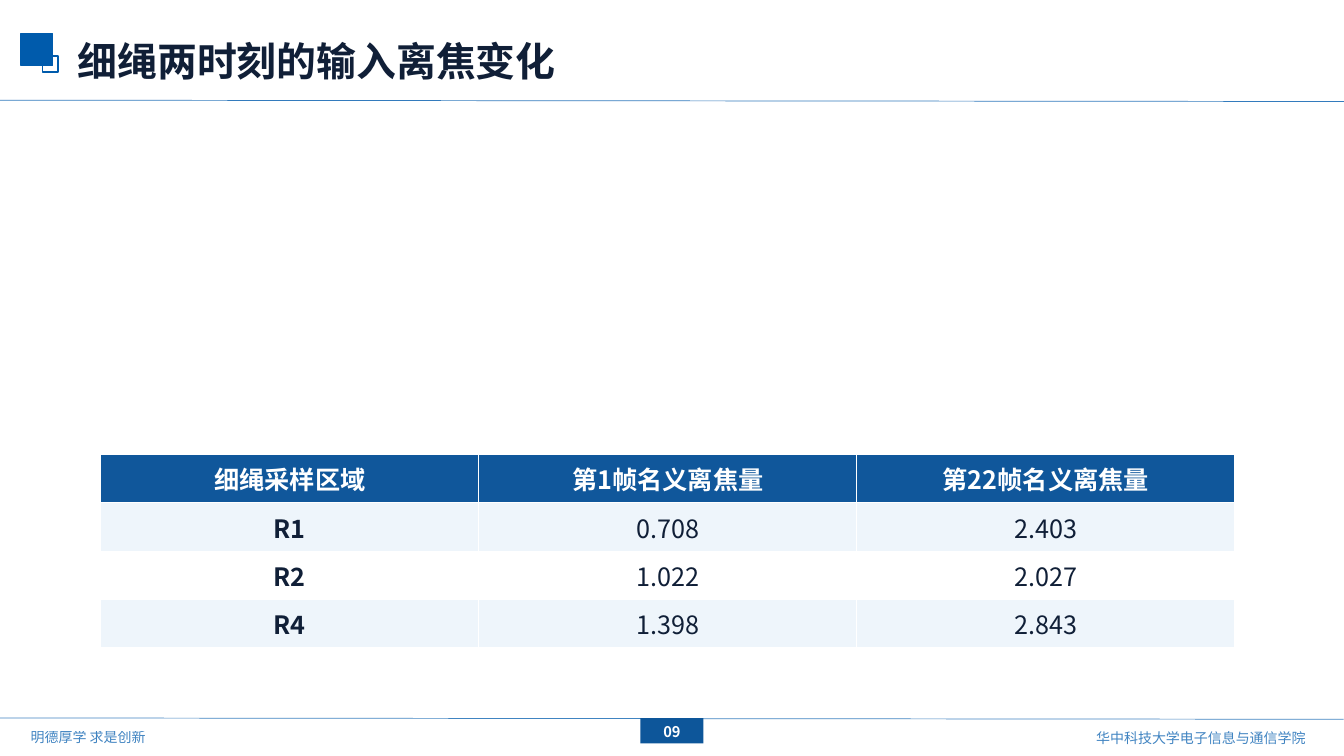
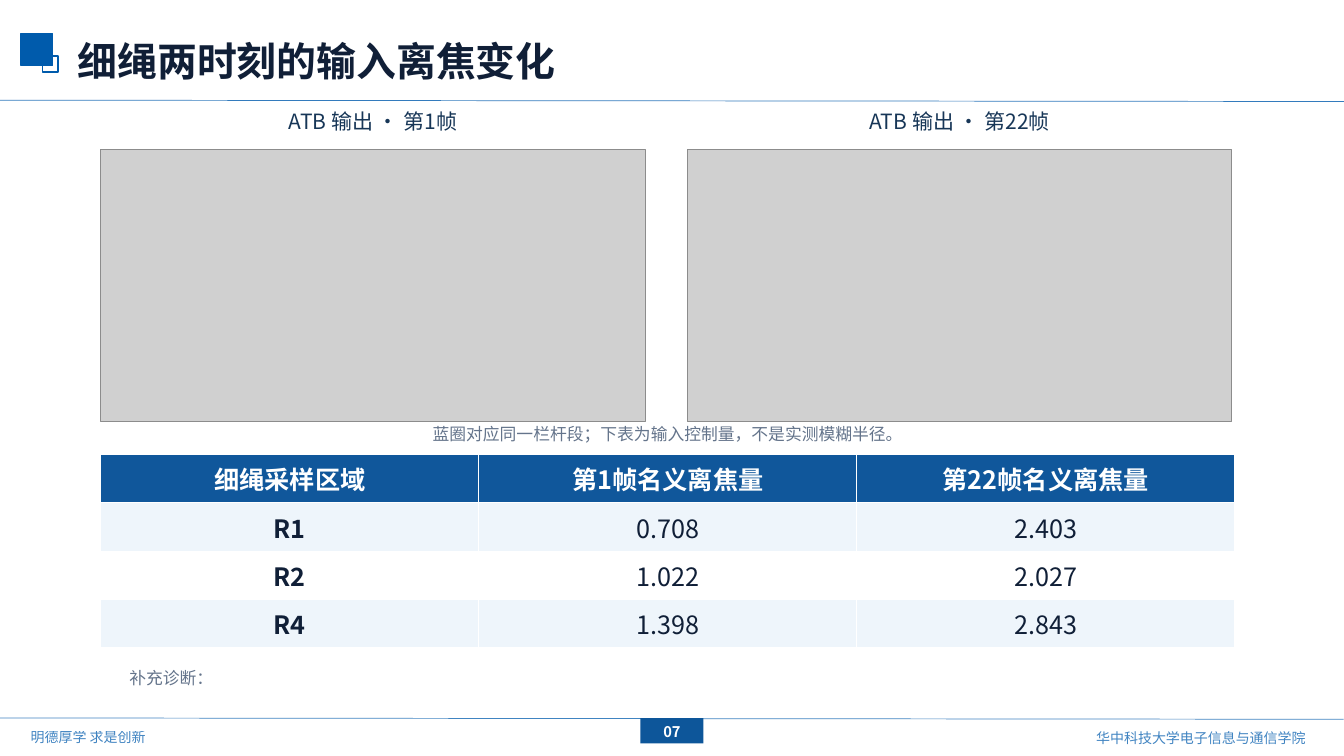
Before and after one commit to mengmcy1/OPPO-depth-guided-video-bokeh, a slide deck: slide 8 of 汇报/2026-10-16_基线更新与ATB分析/基线更新与ATB分析_1016.pptx (slide 10 before the commit). Drawn at 1344x756 pixels with LibreOffice and Linux fonts; fonts in the diff are those of the drawing; grey boxes stand for pictures; background and template pictures are left out. Boxes give left, top, right and bottom in pixels: in the first picture for what was removed or moved away, otherwise in the second. Text is boxed around its words. In the diff, an @@ line names an element or a change of style, - is before the commit and + after.

Commit message:
report: fill ATB case figures and remove opening demo slides

```diff
--- a/汇报/2026-10-16_基线更新与ATB分析/基线更新与ATB分析_1016.pptx
+++ b/汇报/2026-10-16_基线更新与ATB分析/基线更新与ATB分析_1016.pptx
@@ text added at (289, 111, 458, 131), 15 pt, text #173657 @@
+ATB 输出 · 第1帧
@@ text added at (869, 111, 1049, 131), 15 pt, text #173657 @@
+ATB 输出 · 第22帧
@@ picture added at (101, 149, 645, 421) @@
@@ picture added at (688, 149, 1232, 421) @@
@@ text added at (433, 426, 903, 443), 12 pt, text #64748B @@
+蓝圈对应同一栏杆段；下表为输入控制量，不是实测模糊半径。
@@ text added at (129, 670, 213, 686), 12 pt, text #64748B @@
+补充诊断：
@@ text in rectangle at (663, 726, 680, 737): text changed @@
-09
+07
@@ page number at (668, 727, 676, 745): text changed @@
-10
+8
```
Also in this commit, not shown: 9 other slides changed, 2 slides removed, 1 other file.
